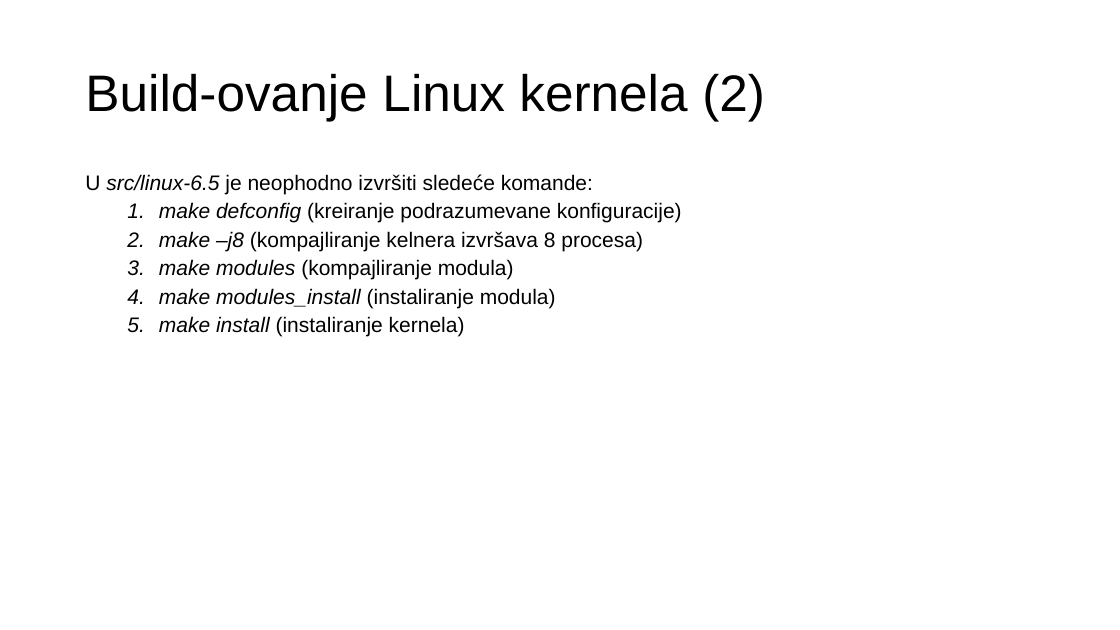
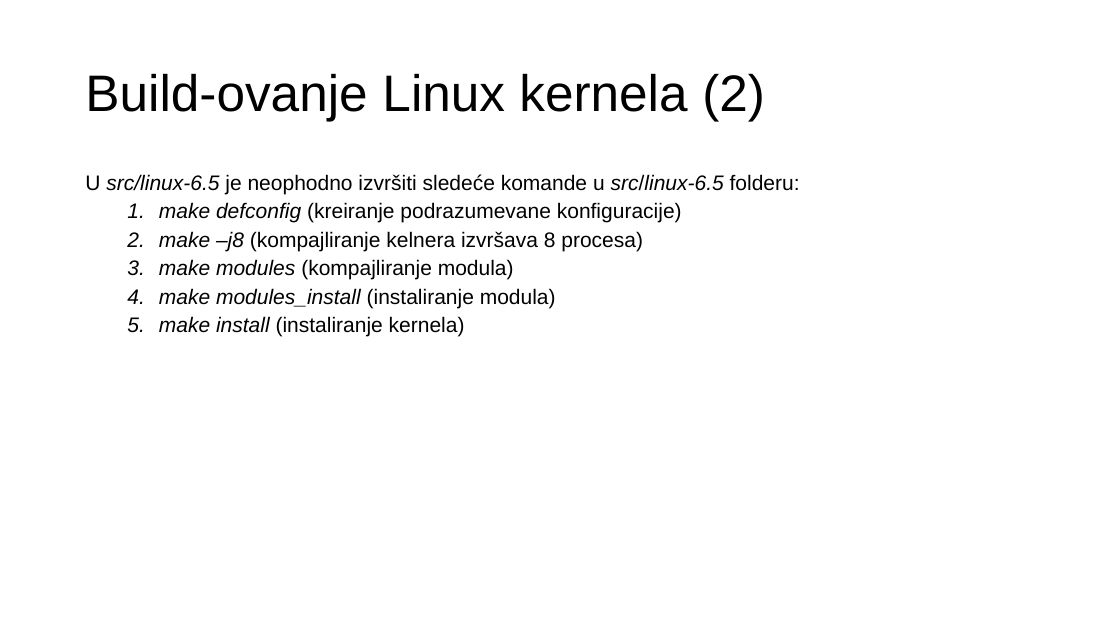
Before and after one commit to vukadindraskovic/NOS1, a slide deck: slide 9 of Napredni operativni sistemi.pptx. Drawn at 1120x630 pixels with LibreOffice and Linux fonts; fonts in the diff are those of the drawing. Boxes give left, top, right and bottom in pixels: in the first picture for what was removed or moved away, otherwise in the second. Text is boxed around its words. In the diff, an @@ line names an element or a change of style, - is before the commit and + after.

```diff
--- a/Napredni operativni sistemi.pptx
+++ b/Napredni operativni sistemi.pptx
@@ text at box(85, 174, 800, 194): text changed @@
-U src/linux-6.5 je neophodno izvršiti sledeće komande:
+U src/linux-6.5 je neophodno izvršiti sledeće komande u src/linux-6.5 folderu:
```
Also in this commit, not shown: 6 other slides changed, 1 other file.
